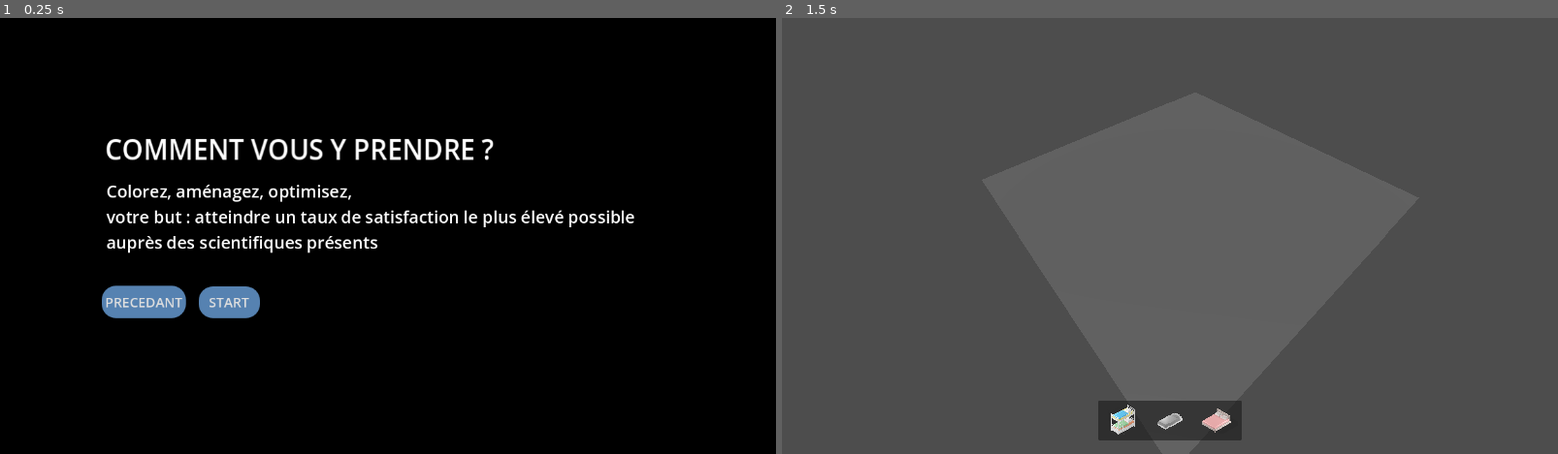
Above: before the commit, frames 1-2 (left to right).
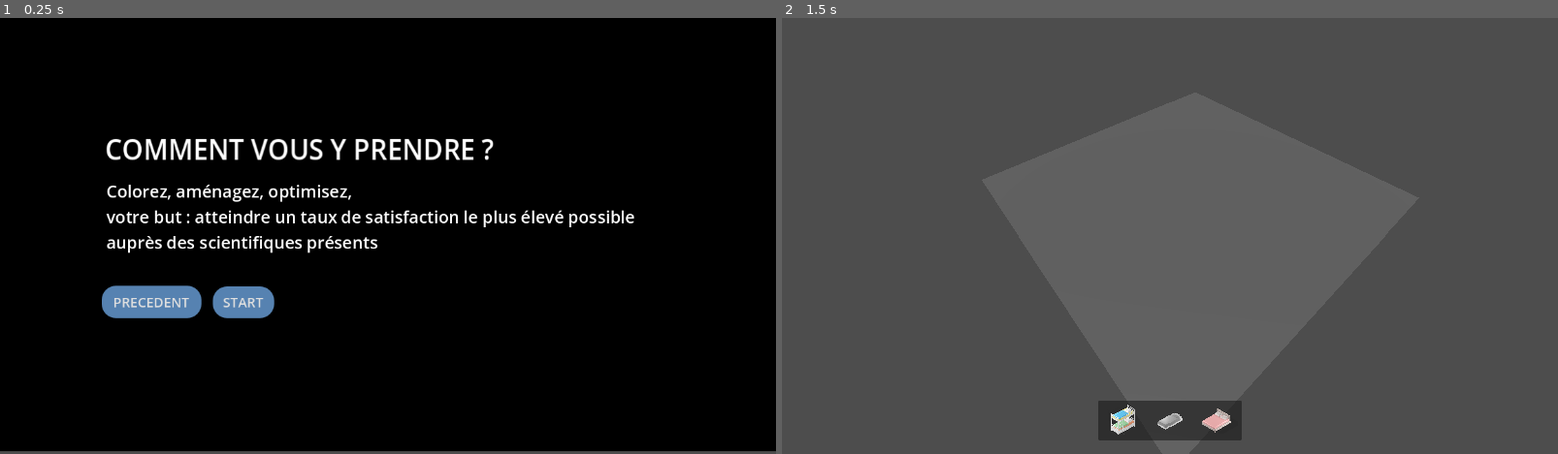
Above: after the commit, the same moments.

Repository: ygr671/beyond-the-ice
Game: Godot game, scene res://tuto/scene2.tscn
Same seed, same stepped clock (60 frames per second), same inputs: the game is played once before the commit and once after it. This scene is started directly instead of the project's main scene.
Inputs:
- Up to frame 1 (0.25 s): no input
- Up to frame 2 (1.5 s): click "PRECEDANT" (after the commit: "PRECEDENT") at 0.5 s; click "START" at 1.25 s

The runs differ from the first frame. In frame 1, 1.3% of the frame differs, in the area x 0-100%, y 61-100%; in frame 2, nothing differs.

Commit message:
léger changements et améliorations

Diff:
--- a/scene_manager.gd
+++ b/scene_manager.gd
@@ -1,6 +1,5 @@
 extends Node
 
-# Pile pour stocker les chemins des scènes précédentes
 # Pile pour stocker les chemins des scènes précédentes
 var scene_stack : Array = []
 
--- a/tuto/scene2.tscn
+++ b/tuto/scene2.tscn
@@ -104,6 +104,8 @@
 anchors_preset = 15
 anchor_right = 1.0
 anchor_bottom = 1.0
+offset_top = -4.0
+offset_bottom = -4.0
 grow_horizontal = 2
 grow_vertical = 2
 texture = SubResource("GradientTexture1D_tbf6i")
@@ -115,9 +117,9 @@
 anchor_top = 0.5
 anchor_right = 0.5
 anchor_bottom = 0.5
-offset_left = -281.0
+offset_left = -260.0
 offset_top = 75.0
-offset_right = -190.0
+offset_right = -169.0
 offset_bottom = 122.0
 grow_horizontal = 2
 grow_vertical = 2
@@ -137,7 +139,7 @@
 anchor_bottom = 0.5
 offset_left = -425.0
 offset_top = 74.0
-offset_right = -300.0
+offset_right = -277.0
 offset_bottom = 122.0
 grow_horizontal = 2
 grow_vertical = 2
@@ -146,7 +148,7 @@
 theme_override_styles/normal = SubResource("StyleBoxFlat_tbf6i")
 theme_override_styles/pressed = SubResource("StyleBoxFlat_vs8rc")
 theme_override_styles/hover = SubResource("StyleBoxFlat_cnlas")
-text = "PRECEDANT"
+text = "PRECEDENT"
 script = ExtResource("2_blj7p")
 
 [node name="mission" type="Label" parent="."]
